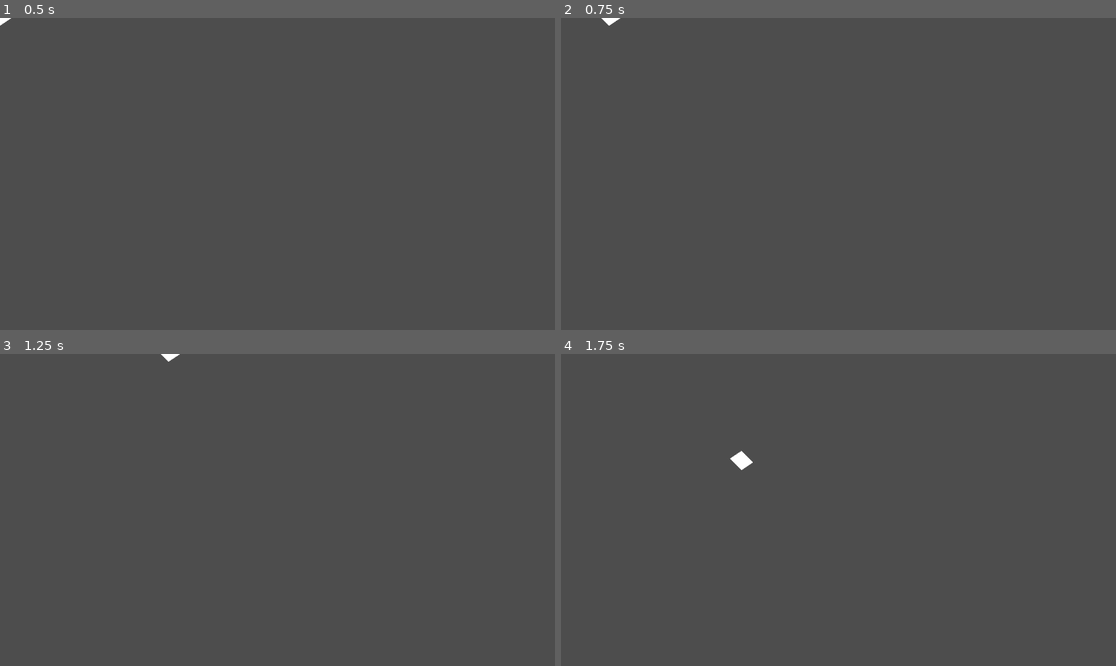
Above: before the commit, frames 1-4 (two rows, left to right).
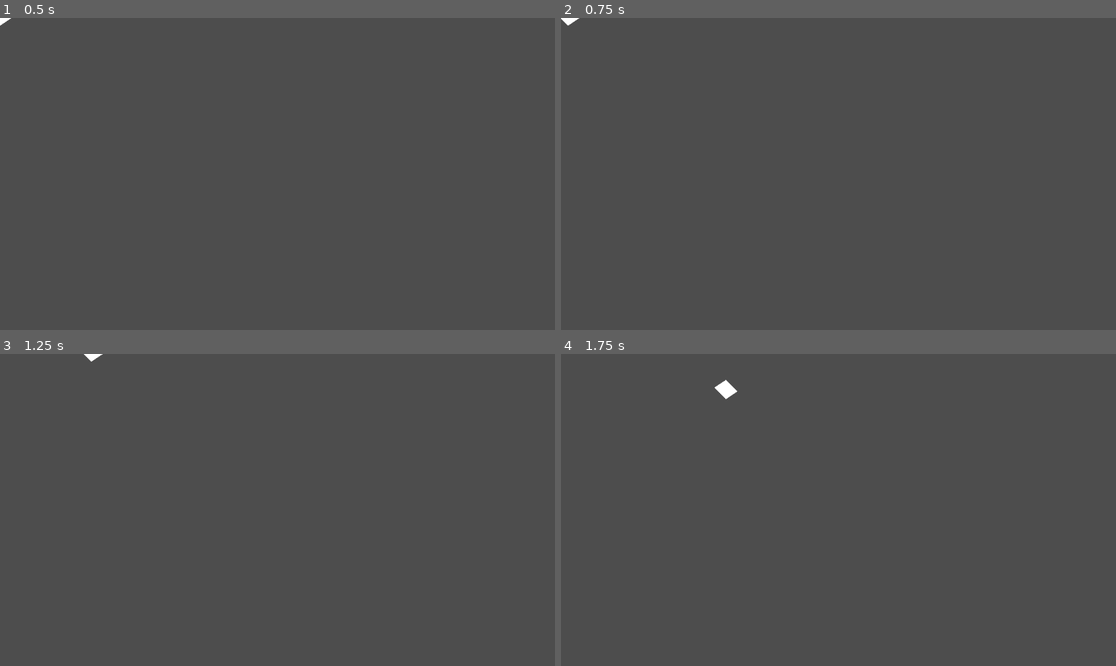
Above: after the commit, the same moments.

Repository: RainMa22/BulletHell
Game: Godot game, scene res://src/player/Player.tscn
Two runs of this game, one before a commit and one after it. Both use one fixed random seed, a clock stepped at 60 frames per second and the inputs below. This scene is started directly instead of the project's main scene.
Inputs:
- Up to frame 1 (0.5 s): no input
- Up to frame 2 (0.75 s): tap Enter at 0.5 s; hold D (Right) from 0.53 s (still down)
- Up to frame 3 (1.25 s): keep holding D (Right)
- Up to frame 4 (1.75 s): release D (Right) at 1.28 s; hold S (Down) from 1.28 s (still down)

Frame 1 is identical in both runs. In frame 2, less than 0.1% of the frame differs, in the area x 0-11%, y 0-3%; in frame 3, less than 0.1%; in frame 4, 0.3%, in the area x 27-35%, y 8-38%.

Commit message:
Added player acceleration/deceleration

Diff:
--- a/src/player/Player.gd
+++ b/src/player/Player.gd
@@ -1,4 +1,4 @@
-class_name Player extends Node2D
+class_name Player extends CharacterBody2D
 
 
 
@@ -12,17 +12,39 @@
 var input_directional_vector : Vector2 = Vector2.ZERO
 
 # MOVEMENT
+var target_velocity_vector : Vector2 = Vector2.ZERO
+
 var movement_speed : float = 500
+var acceleration : float = 800
+var deceleration : float = 1000
 
 func _ready():
 	pass
 
-func _process(delta):
+func _process(_delta):
 	update_inputs()
-	update_movement(delta)
 
 func update_inputs() -> void:
-	input_directional_vector = Input.get_vector("Left", "Right", "Up", "Down", -0.5)
+	input_directional_vector = Input.get_vector("Left", "Right", "Up", "Down", -0.5) # Grab the inputs based on what the player is doing.
 
-func update_movement(delta):
-	position += input_directional_vector * movement_speed * delta
+
+
+func _physics_process(delta):
+	update_physics_movement(delta)
+
+func update_physics_movement(delta) -> void:
+	target_velocity_vector = input_directional_vector * movement_speed # The target vector we want to accelerate to.
+
+	# Smoothing out velocity motion by accelerating or decelerating towards the target value.
+	if abs(target_velocity_vector.x) < abs(velocity.x): # Decelerate towards x-value
+		velocity = Vector2(move_toward(velocity.x, target_velocity_vector.x, deceleration * delta), velocity.y)
+	elif abs(target_velocity_vector.x) > abs(velocity.x): # Accelerate towards x-value
+		velocity = Vector2(move_toward(velocity.x, target_velocity_vector.x, acceleration * delta), velocity.y)
+
+	# Same thing for the Y-axis
+	if abs(target_velocity_vector.y) < abs(velocity.y):
+		velocity = Vector2(velocity.x, move_toward(velocity.y, target_velocity_vector.y, deceleration * delta))
+	elif abs(target_velocity_vector.y) > abs(velocity.y):
+		velocity = Vector2(velocity.x, move_toward(velocity.y, target_velocity_vector.y, acceleration * delta))
+
+	move_and_slide() # UPDATE movement!
--- a/src/player/Player.tscn
+++ b/src/player/Player.tscn
@@ -1,9 +1,14 @@
-[gd_scene load_steps=2 format=3 uid="uid://cwn1aknxem4n4"]
+[gd_scene load_steps=3 format=3 uid="uid://cwn1aknxem4n4"]
 
 [ext_resource type="Script" path="res://src/player/Player.gd" id="1_fdp0l"]
 
-[node name="Player" type="Node2D"]
+[sub_resource type="CircleShape2D" id="CircleShape2D_65j3p"]
+
+[node name="Player" type="CharacterBody2D"]
 script = ExtResource("1_fdp0l")
 
 [node name="Polygon2D" type="Polygon2D" parent="."]
 polygon = PackedVector2Array(0, -24, -24, -8, 0, 16, 24, 0)
+
+[node name="Collider" type="CollisionShape2D" parent="."]
+shape = SubResource("CircleShape2D_65j3p")
Not shown: 1 places in Scenes/Game.tscn that only renumber resources
